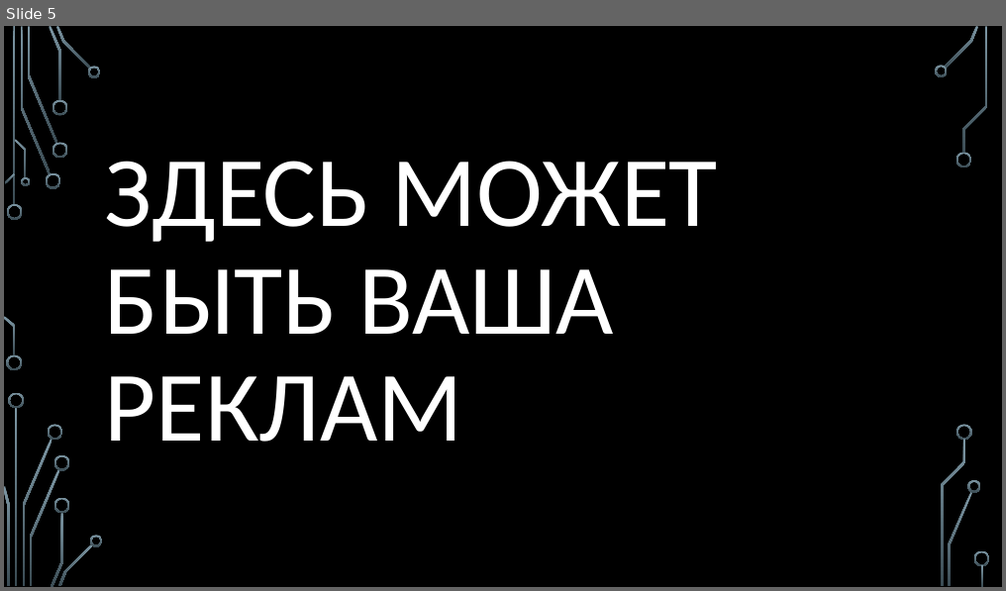
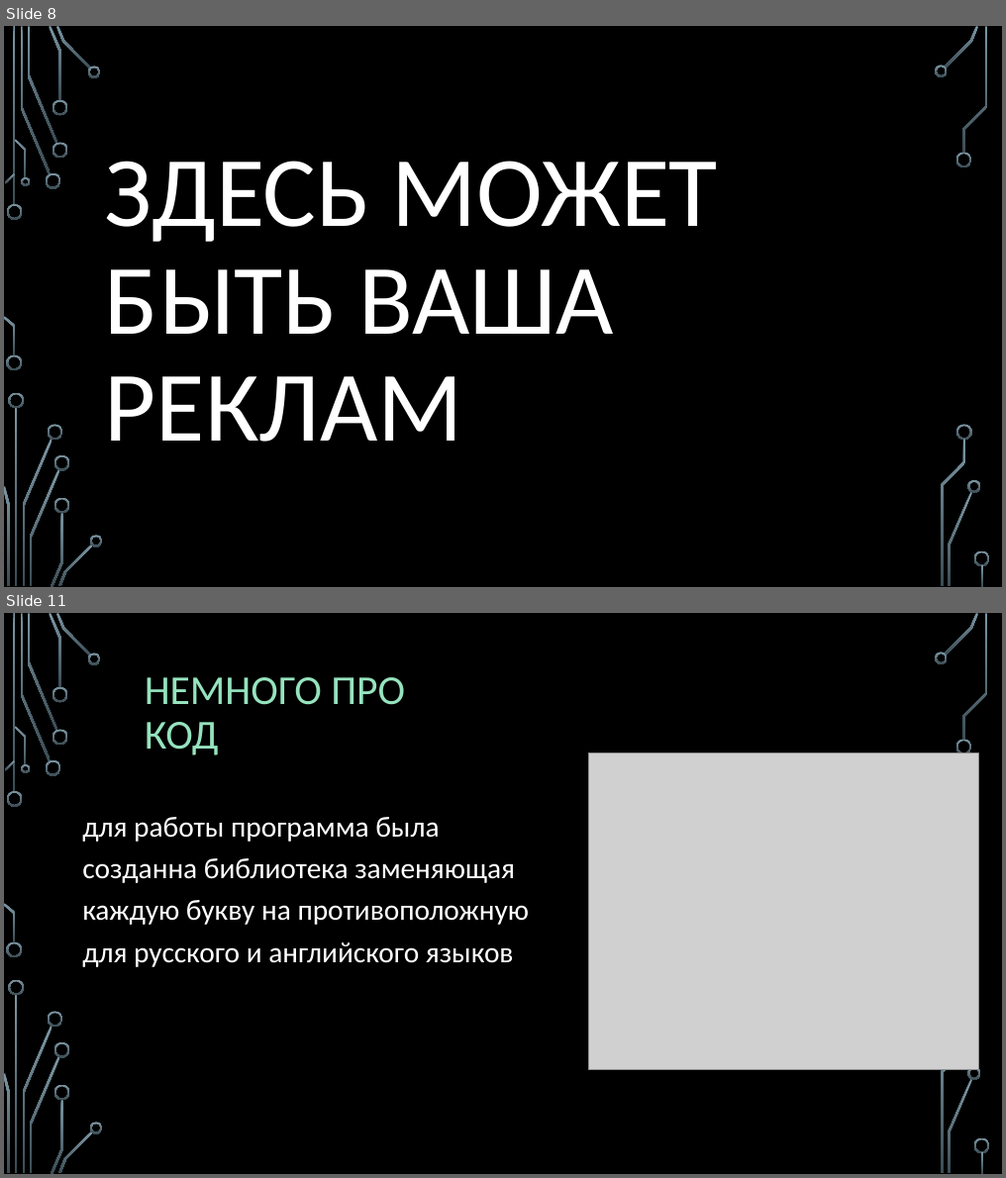
Before and after one commit to astrahanin/project-SOH, a slide deck: ПРИЛОЖЕНИЕ ДЛЯ ШИФРОВАНИЯ И РАСШИФРОВАНИЯ ШТФРОМ Атбаш.pptx. Shown one above the other, each under a label of ours: slide 5 before the commit, slides 8 and 11 after it; the slides between them are not shown. The pictures are 1006x591 and 1006x1178 pixels, drawn with LibreOffice and Linux fonts; fonts in the diff are those of the drawing; grey boxes stand for pictures; background and template pictures are left out. Boxes give left, top, right and bottom in pixels: in the first picture for what was removed or moved away, otherwise in the second. Text is boxed around its words. In the diff, an @@ line names an element or a change of style, - is before the commit and + after.

```diff
--- a/ПРИЛОЖЕНИЕ ДЛЯ ШИФРОВАНИЯ И РАСШИФРОВАНИЯ ШТФРОМ Атбаш.pptx
+++ b/ПРИЛОЖЕНИЕ ДЛЯ ШИФРОВАНИЯ И РАСШИФРОВАНИЯ ШТФРОМ Атбаш.pptx
@@ slide 11 added at [4,613,1002,1174], background picture (left out); not listed: 35 template elements that a slide beside it also shows @@
@@ title added at [145,677,405,756], 39.6 pt, text #95E3BE @@
+НЕМНОГО ПРО КОД
@@ picture added at [589,753,979,1069] @@
@@ text added at [82,817,530,967], 28 pt, text #FFFFFF @@
+для работы программа была созданна библиотека заменяющая каждую букву на противоположную для русского и английского языков
@@ what was slide 5 is now slide 8 @@
```
Also in this commit, not shown: 5 slides changed, 6 other slides added.
